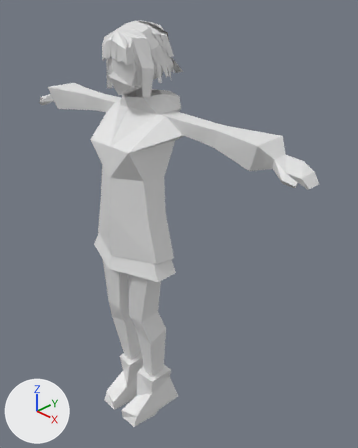
The Blender file cyberpunkCharacterPS1.blend: old version first, new version second.
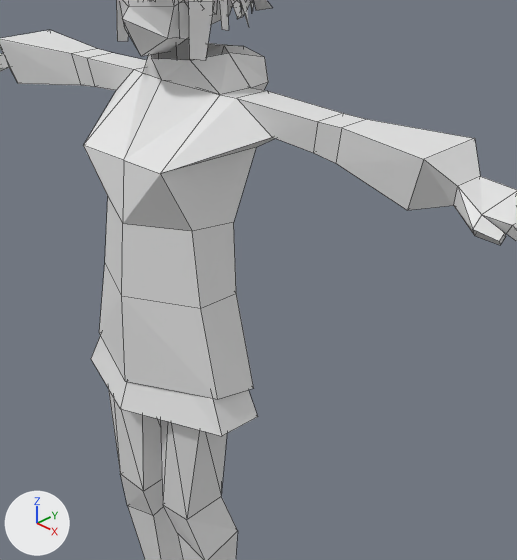
Each version appears first whole from a 50 mm camera at (12.95, -10.39, 9.14) aimed at (0.77, 1.61, 0.37), and next in a close-up on the part from 14% to 85% of the width and 15% to 77% of the height. Lighting does not change. The marker at lower left points along +X, +Y and +Z. The older version's two pictures come first. The close-ups show mesh edges as thin lines.
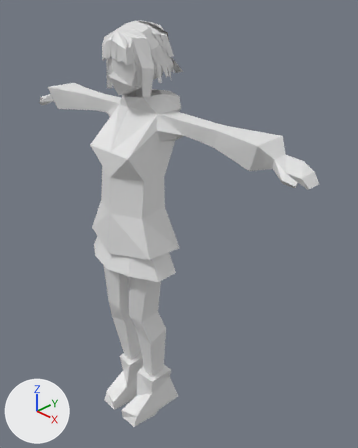
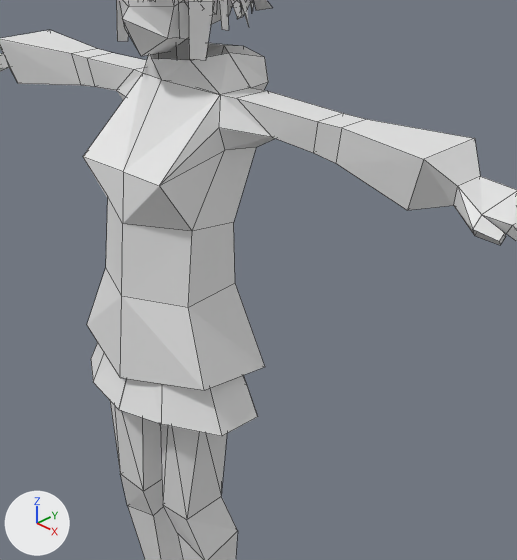
The newer file is also turned or shifted as a whole; pictures and numbers use the older file's frame.

The change, as a list of edits to the scene's bpy script:
```text
Change me_cube:
    used by ob_cube; location = (0.0, 0.0, 0.0)
    remove me_cube.from_pydata(...)  # 257 vertices, 191 faces, 1 loose edge; spans x -0.4..6.8, y -1.4..2.0, z -8.4..7.7
    add me_cube.from_pydata(...)  # 502 vertices, 406 faces, 1 loose edge; spans x -6.8..6.8, y -1.4..2.0, z -8.4..7.7
    me_cube part 1: a new loose piece of 24 vertices spanning x -1.4..-0.2, y -0.8..0.5, z -6.4..0.2, in mat_material (white #e7e7e7)
    me_cube part 2
    1 vertex is removed from x 0.0, y 1.0, z -0.8
    6 faces are deleted
    8 vertices move from x 0.0..1.7, y -1.1..0.9, z -0.4..3.9 to x 0.0..1.7, y -1.2..0.9, z -0.2..3.7
    176 vertices are added at x -6.8..1.4, y -1.2..2.0, z -0.8..7.6
    5 new vertices lie (0.0, 0.5, 0.0) away from vertices in x -6.8..-0.5, y -0.3..0.6, z 3.9..5.8
    5 new vertices lie (0.0, 0.4, 0.0) away from vertices in x -2.8..0.2, y 0.2..0.7, z 4.3..6.1
    161 new faces join them
    other edits to the shape of me_cube do not show in these pictures
Change ob_cube:
    remove _m = ob_cube.modifiers.new('Mirror', 'MIRROR')
```

Location of each change, [x1, y1, x2, y2] in pixels of the close-ups (517 x 560 px):
'Cube', reshaped, modifiers changed: [0, 0, 517, 560] in both
part 1 of me_cube, added: after [110, 401, 183, 560]
part 2 of me_cube, reshaped: before [83, 70, 276, 436]; after [0, 0, 276, 436]
